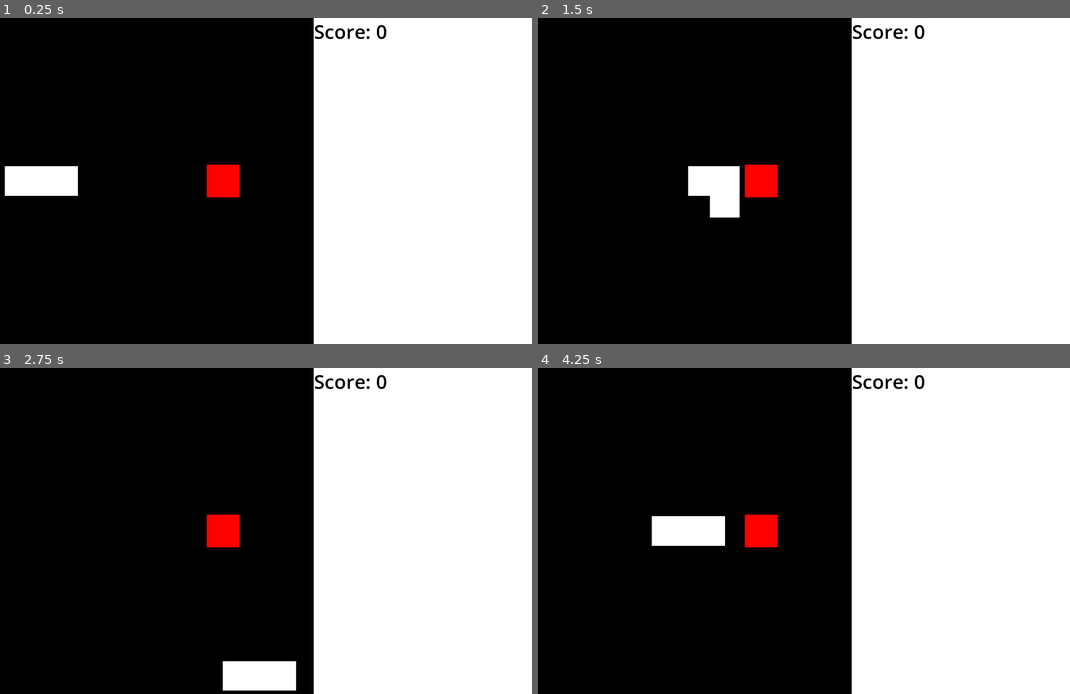
Above: before the commit, frames 1-4 (two rows, left to right).
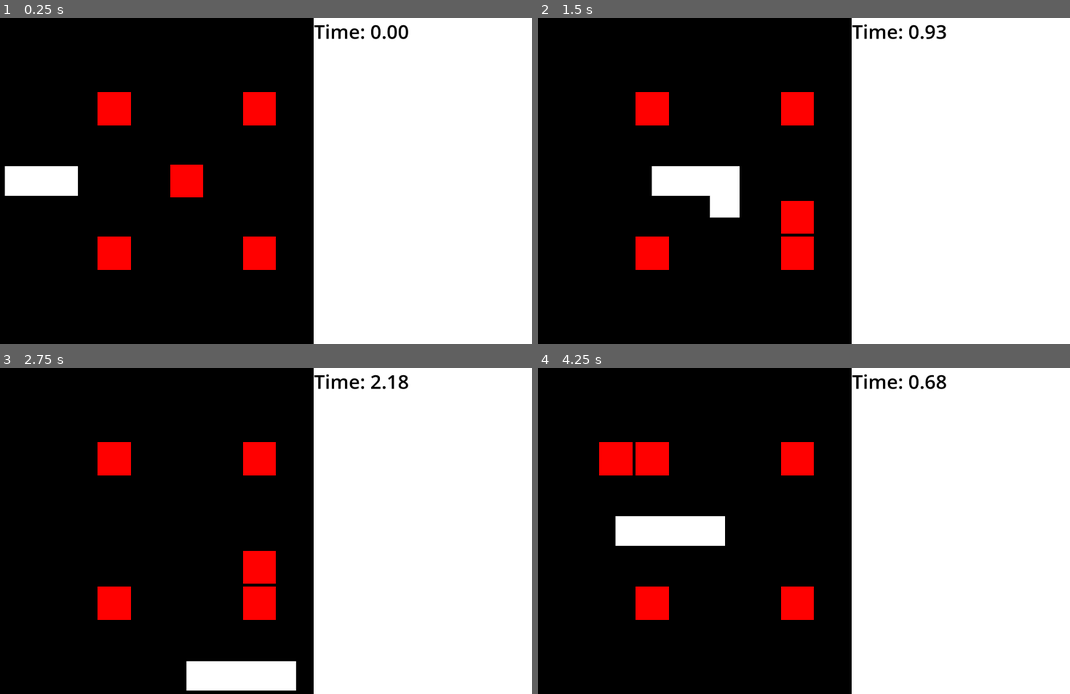
Above: after the commit, the same moments.

Repository: aaronnoyes/snkae2
Game: Godot game, scene res://main.tscn
Two runs of this game, one before a commit and one after it. Both use one fixed random seed, a clock stepped at 60 frames per second and the inputs below.
Inputs:
- Up to frame 1 (0.25 s): no input
- Up to frame 2 (1.5 s): tap Enter (ui_accept) at 0.5, 0.6, 0.77, 1.07, 1.35 s; hold Right (ui_right) 0.53-1.28 s; hold Down (ui_down) from 1.28 s (still down)
- Up to frame 3 (2.75 s): tap Enter (ui_accept) at 1.52, 1.82, 2.1 s; release Down (ui_down) at 2.03 s; hold Right (ui_right) from 2.03 s (still down)
- Up to frame 4 (4.25 s): release Right (ui_right) at 2.78 s; hold Up (ui_up) 2.78-3.53 s; tap Enter (ui_accept) at 2.85, 3.02, 3.32, 3.5, 3.6, 3.77, 4.07 s; hold Left (ui_left) from 3.53 s (still down)

The runs differ from the first frame. In frame 1, 4.2% of the frame differs, in the area x 18-77%, y 1-78%; in frame 2, 4.8%; in frame 3, 4.8%; in frame 4, 4.9%, in the area x 11-77%, y 1-78%.

Commit message:
time label

Diff:
--- a/config.gd
+++ b/config.gd
@@ -6,7 +6,7 @@
 
 var speed = 5.0
 
-var num_apples = 1
+var num_apples = 5
 
 var min_gap = 5.0
 var max_gap = float(cell_size / 4)
--- a/game.gd
+++ b/game.gd
@@ -1,7 +1,8 @@
 extends Node2D
 
 @onready var hud: Control = $HUD
-@onready var score_label: Label = $HUD/ScoreLabel
+@onready var score_label: Label = $HUD/LabelContainer/ScoreLabel
+@onready var time_label: Label = $HUD/LabelContainer/TimeLabel
 @onready var hud_background: ColorRect = $HUD/Background
 
 var initial_direction = Vector2(1, 0)
@@ -15,6 +16,7 @@
 var score: int
 var moving: bool
 var game_over: bool
+var elapsed: float
 
 func _draw() -> void:
 	draw_grid()
@@ -32,12 +34,17 @@
 
 	hud_background.color = Config.snake_color
 	score_label.add_theme_color_override("font_color", Config.bg_color)
+	time_label.add_theme_color_override("font_color", Config.bg_color)
 
 	init_game()
 
 
 # Called every frame. 'delta' is the elapsed time since the previous frame.
 func _process(delta: float) -> void:
+	if moving and !game_over:
+		elapsed = elapsed + delta
+		update_time_label()
+
 	var grid_width = Config.cell_size * Config.width
 	var screen_width = get_viewport_rect().size.x
 	var screen_height = get_viewport_rect().size.y
@@ -97,11 +104,15 @@
 
 func init_game() -> void:
 	pause()
-	update_score_label()
 	score = 0
 	direction = initial_direction
 	input_buffer = []
 	game_over = false
+	elapsed = 0
+
+	update_score_label()
+	update_time_label()
+
 	init_snake()
 	init_apples()
 
@@ -117,7 +128,23 @@
 func init_apples() -> void:
 	apples = []
 	var first = Vector2(ceil(Config.width * 3/4), ceil(Config.height/2))
-	apples.append(first)
+	var apple_offsets: Array[Vector2] = [
+		Vector2(-2, -2),
+		Vector2(-2, 2),
+		Vector2(2, 2),
+		Vector2(2, -2),
+	]
+	if Config.num_apples == 1:
+		apples.append(first)
+	else:
+		first = first + Vector2.LEFT
+		apples.append(first)
+		if Config.num_apples > 1:
+			apples.append(first + apple_offsets[0])
+			apples.append(first + apple_offsets[1])
+		if Config.num_apples > 3:
+			apples.append(first + apple_offsets[2])
+			apples.append(first + apple_offsets[3])
 
 func place_apple(index: int) -> void:
 	var valid_positions: Array[Vector2] = []
@@ -197,3 +224,7 @@
 
 func update_score_label() -> void:
 	score_label.text = "Score: " + str(score)
+
+func update_time_label() -> void:
+	var time_string = "Time: %.02f" % elapsed
+	score_label.text = time_string
--- a/game.tscn
+++ b/game.tscn
@@ -20,8 +20,15 @@
 [node name="Background" type="ColorRect" parent="HUD"]
 layout_mode = 0
 
-[node name="ScoreLabel" type="Label" parent="HUD"]
+[node name="LabelContainer" type="VBoxContainer" parent="HUD"]
 layout_mode = 0
 offset_right = 40.0
-offset_bottom = 23.0
+offset_bottom = 40.0
+
+[node name="ScoreLabel" type="Label" parent="HUD/LabelContainer"]
+layout_mode = 2
 label_settings = SubResource("LabelSettings_lb2tn")
+
+[node name="TimeLabel" type="Label" parent="HUD/LabelContainer"]
+layout_mode = 2
+label_settings = SubResource("LabelSettings_lb2tn")
